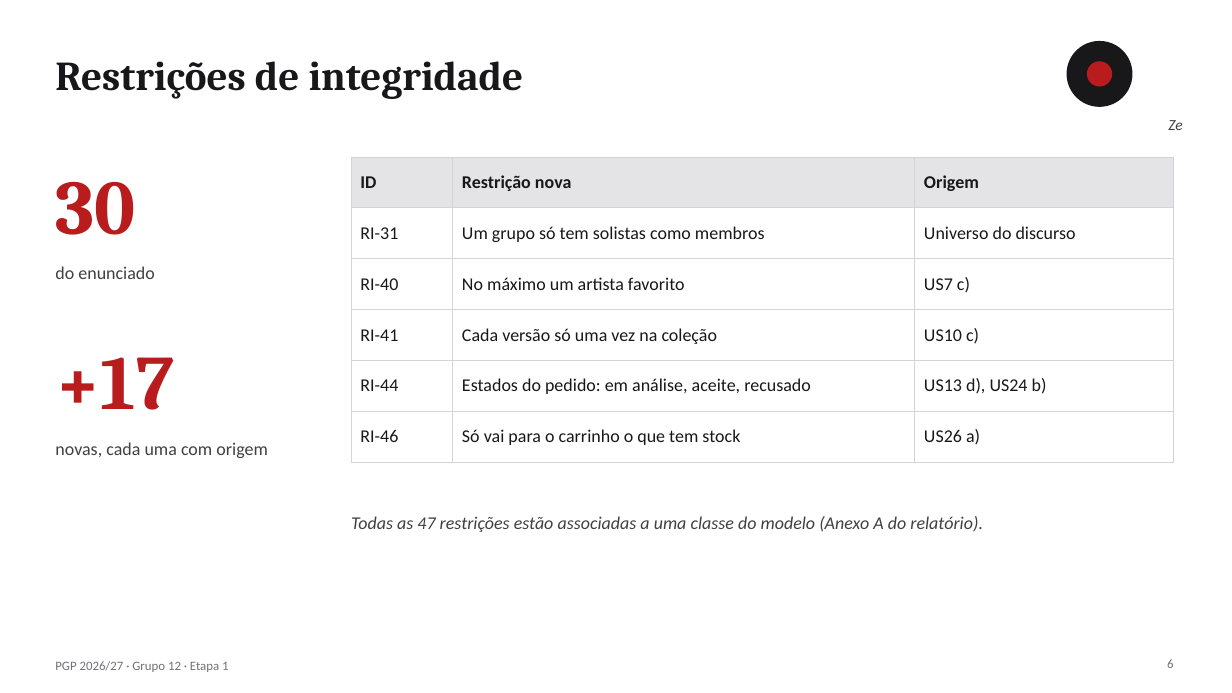
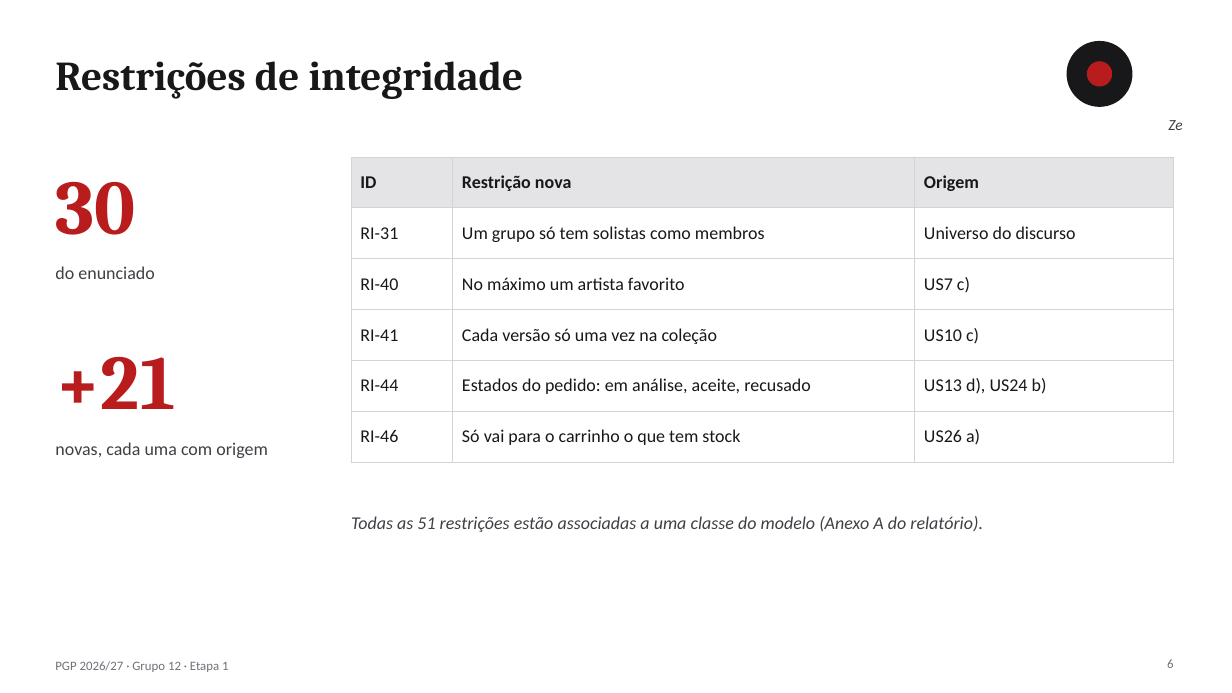
Before and after one commit to malat0o/PGP, a slide deck: slide 6 of etapa1/relatorio/PGP-2627-G12-E1-apresentacao.pptx. Drawn at 1232x693 pixels with LibreOffice and Linux fonts; fonts in the diff are those of the drawing. Boxes give left, top, right and bottom in pixels: in the first picture for what was removed or moved away, otherwise in the second. Text is boxed around its words. In the diff, an @@ line names an element or a change of style, - is before the commit and + after.

Commit message:
Bloco 7: relatório, apresentação e ZIP regenerados
- relatorio.md -> DOCX e PDF (43 páginas, índice atualizado)
- Apresentação: contagens novas, fluxo de pagamento revisto, novos serviços
- ZIP PGP-2627-G12-E1.ZIP com a mesma estrutura de pastas
- Ferramentas de geração guardadas em etapa1/ferramentas/

```diff
--- a/etapa1/relatorio/PGP-2627-G12-E1-apresentacao.pptx
+++ b/etapa1/relatorio/PGP-2627-G12-E1-apresentacao.pptx
@@ text at [55,356,175,409]: text changed @@
-+17
++21
@@ text at [351,516,983,532]: text changed @@
-Todas as 47 restrições estão associadas a uma classe do modelo (Anexo A do relatório).
+Todas as 51 restrições estão associadas a uma classe do modelo (Anexo A do relatório).
```
Also in this commit, not shown: 7 other slides changed, 12 other files.
